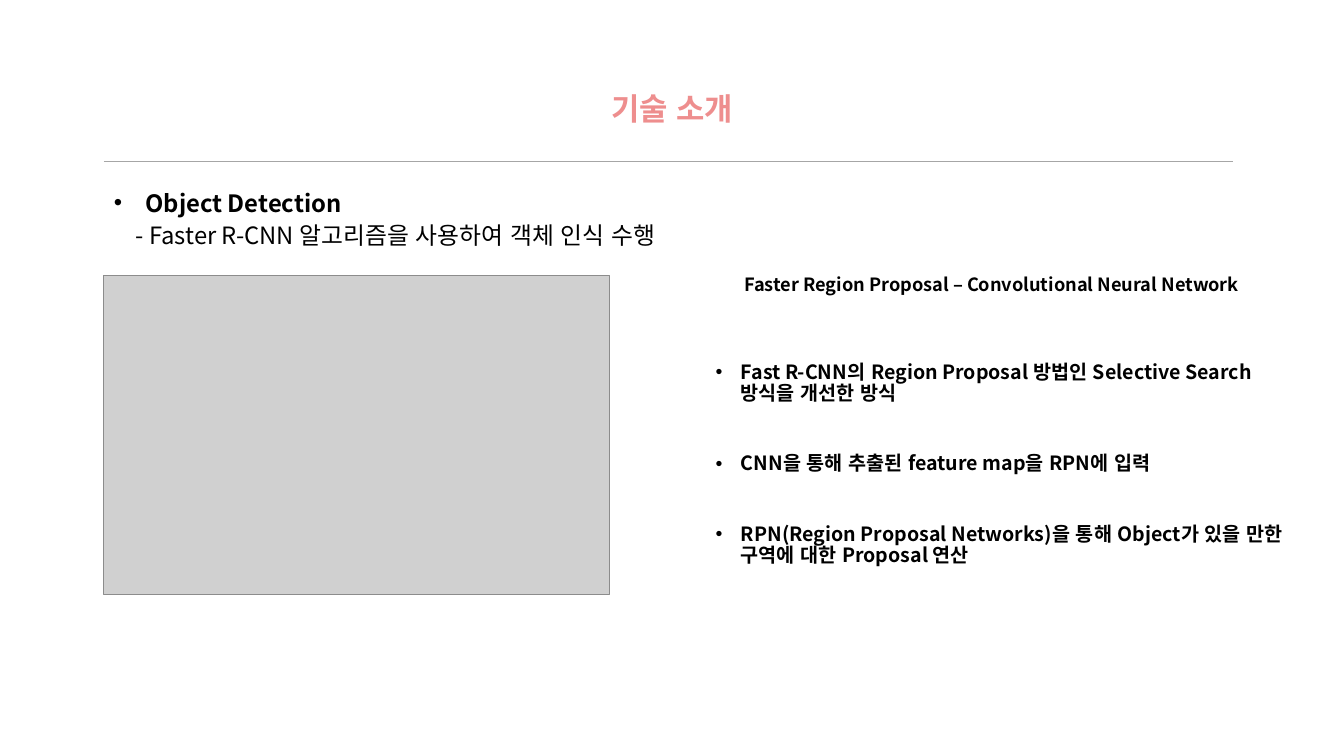
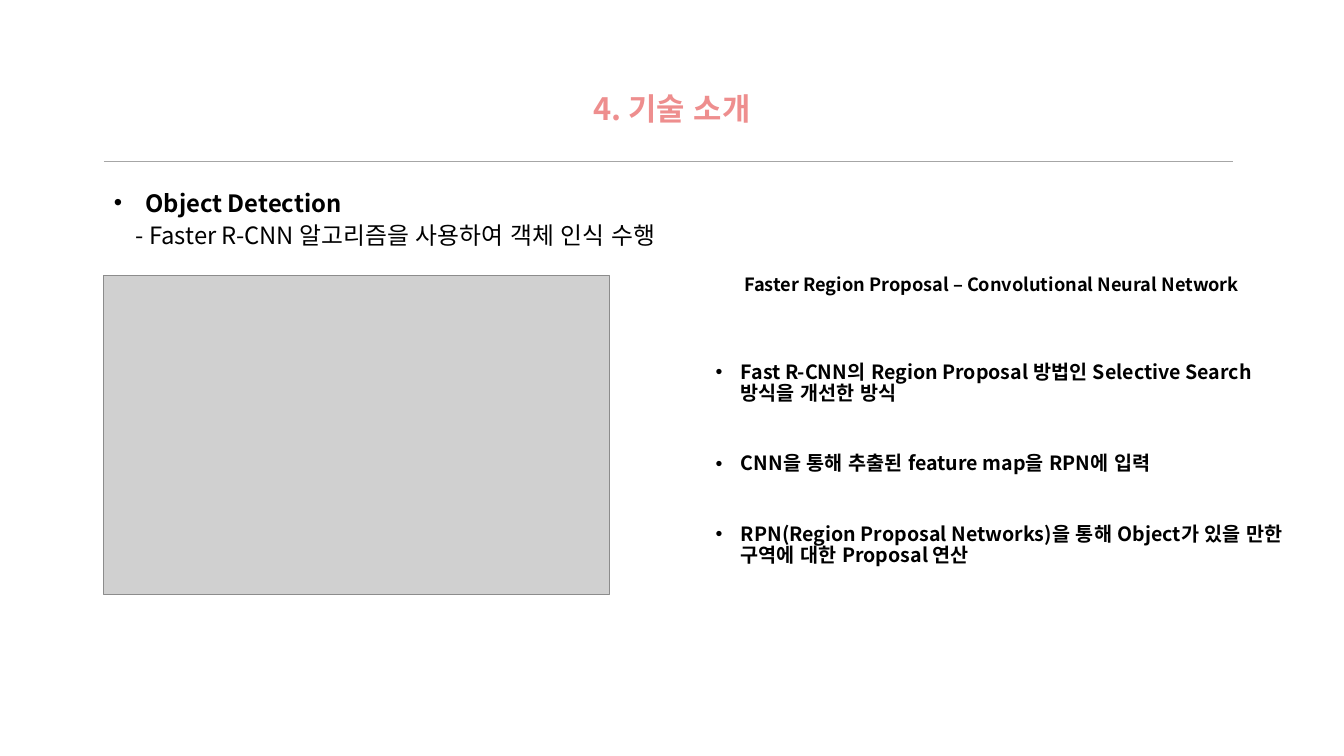
Before and after one commit to jinujeon/ICE_CAP, a slide deck: slide 9 of Docs/최종발표1.pptx (slide 5 before the commit). Drawn at 1344x756 pixels with LibreOffice and Linux fonts; fonts in the diff are those of the drawing; grey boxes stand for pictures; background and template pictures are left out. Boxes give left, top, right and bottom in pixels: in the first picture for what was removed or moved away, otherwise in the second. Text is boxed around its words. In the diff, an @@ line names an element or a change of style, - is before the commit and + after.

```diff
--- a/Docs/최종발표1.pptx
+++ b/Docs/최종발표1.pptx
@@ text at [594,94,751,123]: text changed @@
-기술 소개
+4. 기술 소개
```
Also in this commit, not shown: 5 other slides changed, 7 slides added, 13 slides removed.
